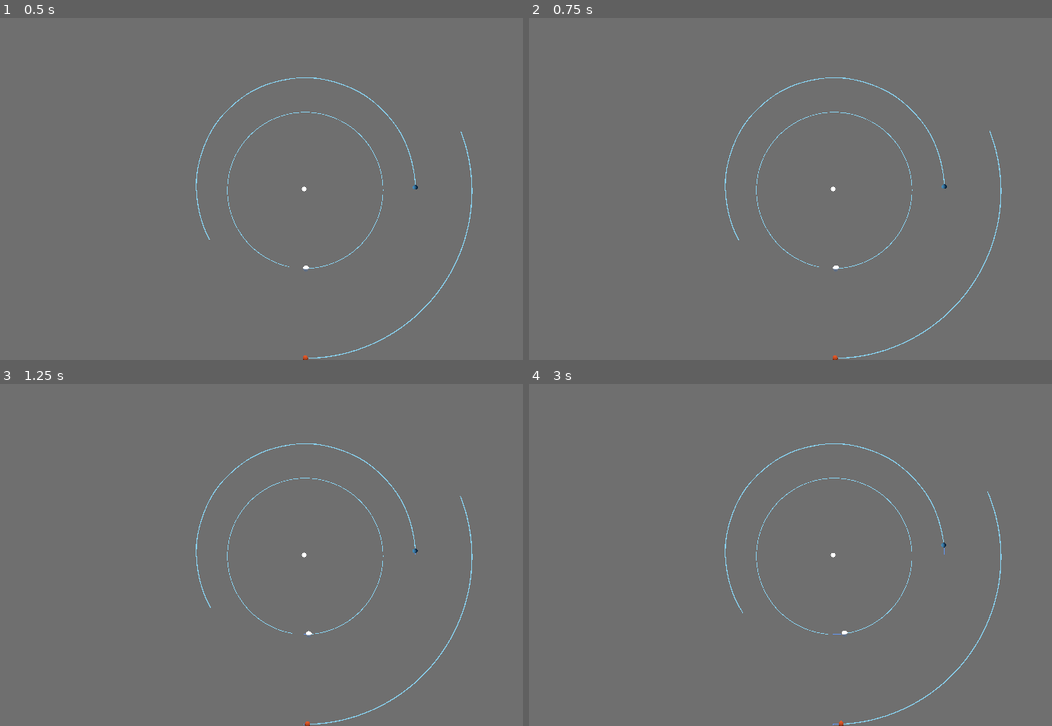
Above: before the commit, frames 1-4 (two rows, left to right).
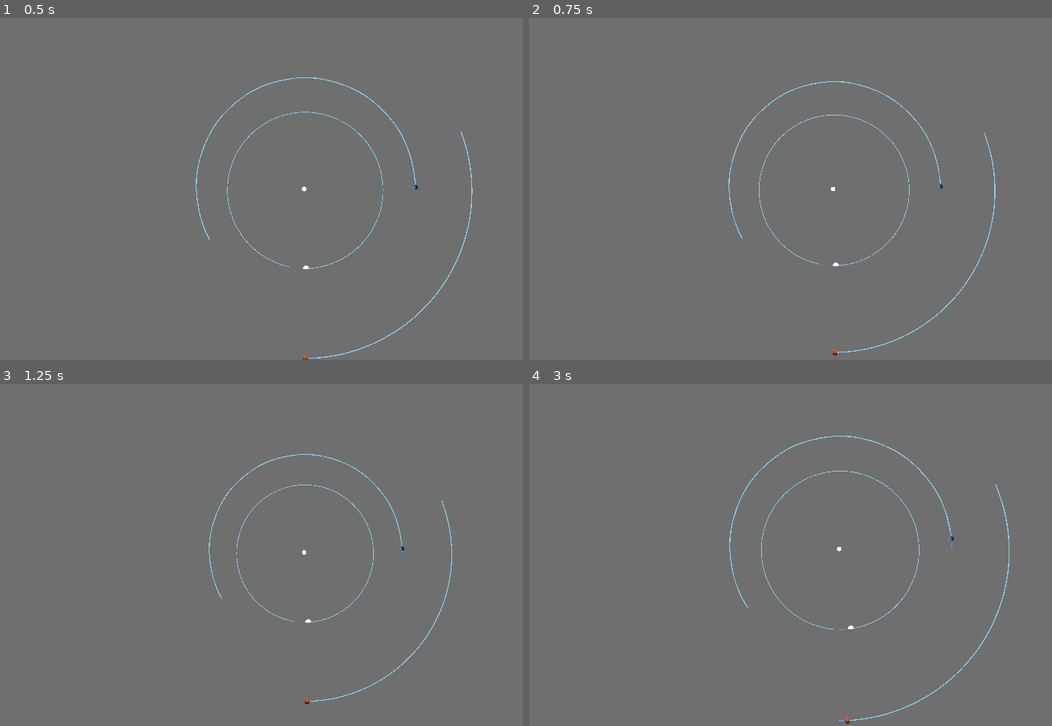
Above: after the commit, the same moments.

Repository: DarkLegend001/Space-Simulator
Game: Godot game, scene res://main/main.tscn
The game is run twice, just before and just after one commit, with the same random seed, the same clock (stepped at 60 frames per second) and the same inputs. A sky picture missing from this copy of the repository is replaced by a grey-blue gradient.
Inputs (mouse positions are in pixels of both pictures, inside the frame that each line leads up to):
- Up to frame 1 (0.5 s): no input
- Up to frame 2 (0.75 s): tap Enter at 0.5 s; move the mouse to (968, 171) at 0.52 s; hold S (camera_back) from 0.53 s (still down); click (968, 171) at 0.67 s
- Up to frame 3 (1.25 s): keep holding S (camera_back); tap Shift (camera_down) at 0.8 s
- Up to frame 4 (3 s): move the mouse to (712, 572) at 1.27 s; release S (camera_back) at 1.28 s; tap Shift (camera_down) at 1.35 s; click (712, 572) at 1.42 s; tap W (camera_forward) at 1.55 s; move the mouse to (895, 479) at 2.02 s; hold W (camera_forward) 2.03-2.78 s; click (895, 479) at 2.17 s; tap A (camera_left) at 2.3, 2.85 s; move the mouse to (800, 623) at 2.77 s; click (800, 623) at 2.92 s

Frame 1 is identical in both runs. In frame 2, 1.1% of the frame differs, in the area x 37-91%, y 17-100%; in frame 3, 1.1%; in frame 4, 1.2%, in the area x 37-92%, y 15-100%.

Commit message:
fix caerma precision

Diff:
--- a/main/camera.gd
+++ b/main/camera.gd
@@ -2,9 +2,10 @@
 
 @export var precision := false
 @export var precision_mult := 0.05
+@export var sensitivity := 1e9 / Globals.distance_scale
 @export var rot_sensitivity := 0.0025
-@export var pan_sensitivity := 0.1
-@export var zoom_sensitivity := 2.0
+@export var pan_sensitivity := 3e8 / Globals.distance_scale
+@export var zoom_sensitivity := 4.0
 var zoom_side_sensitivity := 0.0
 
 # Called when the node enters the scene tree for the first time.
@@ -36,7 +37,6 @@
 
 # Called every frame. 'delta' is the elapsed time since the previous frame.
 func _process(delta: float) -> void:
-	var change = delta * 1e5 / Globals.distance_scale
 	var speed = Vector3.ZERO
 	var rot_change = delta * 1
 	var rot_speed = Vector3.ZERO
@@ -44,17 +44,17 @@
 	zoom_side_sensitivity = 2.775 * zoom_sensitivity / get_viewport().get_visible_rect().size.x
 
 	if Input.is_action_pressed("camera_right"):
-		speed.x += change
+		speed.x += sensitivity
 	if Input.is_action_pressed("camera_left"):
-		speed.x -= change
+		speed.x -= sensitivity
 	if Input.is_action_pressed("camera_up"):
-		speed.y += change
+		speed.y += sensitivity
 	if Input.is_action_pressed("camera_down"):
-		speed.y -= change
+		speed.y -= sensitivity
 	if Input.is_action_pressed("camera_forward"):
-		speed.z -= change
+		speed.z -= sensitivity
 	if Input.is_action_pressed("camera_back"):
-		speed.z += change
+		speed.z += sensitivity
 
 	if Input.is_action_pressed("camera_rotate_right"):
 		rot_speed.x -= rot_change
Not shown, changed: export_presets.cfg
